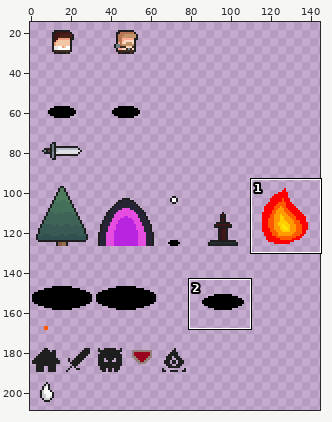
Two states of a sprite sheet, public/textures/atlas.png. The picture above shows the old version from afar; the outline marks the close-up.
Close-up. Earlier state:
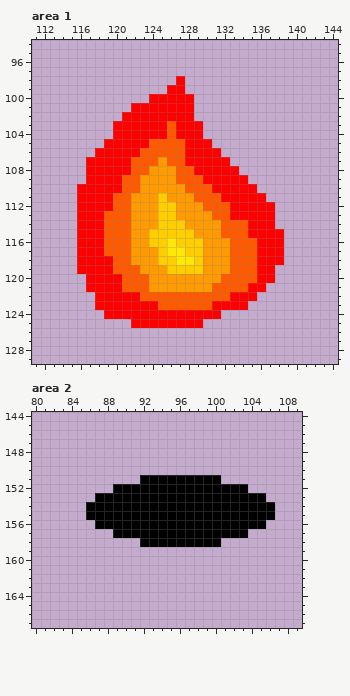
The file is 256x256 pixels. Colours within 5 levels of each other are drawn and written as one. Shown: area 1: x 111..144, y 94..129; area 2: x 80..109, y 144..167. The wide view leaves out empty margins. The commit also changed other parts of the picture, which this record leaves out.
After the commit:
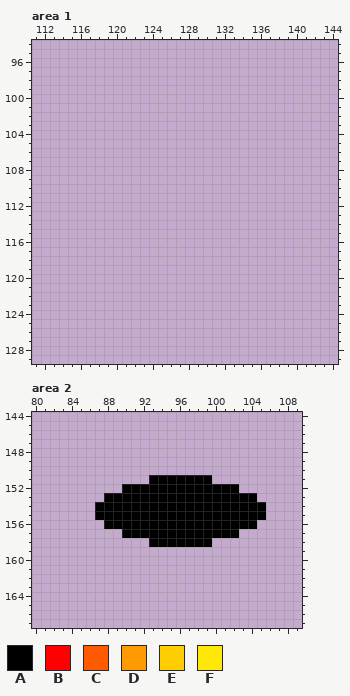
Palette (. is transparent): A #000000  B #ff0000  C #ff5a00  D #ff9a00  E #ffce00  F #ffe808
The exact change:
Changed rows in their new state; - is an unchanged pixel.
Area 1:
first column x 116:
 98 -----------.-----------
 99 ----------..-----------
100 --------.....----------
101 ------.......----------
102 -----........----------
103 ----..........---------
104 ----..........---------
105 ---............--------
106 --..............-------
107 -................------
108 -.................-----
109 -..................----
110 ....................---
111 .....................--
112 ......................-
113 ......................-
114 ......................-
115 .......................
116 .......................
117 .......................
118 .......................
119 ......................-
120 -.....................-
121 -....................--
122 --..................---
123 --.................----
124 ---.............-------
125 ------........---------
Area 2:
first column x 86:
151 ------.-------.------
152 ---.-------------.---
153 -.-----------------.-
154 .-------------------.
155 .-------------------.
156 -.-----------------.-
157 ---.-------------.---
158 ------.-------.------
